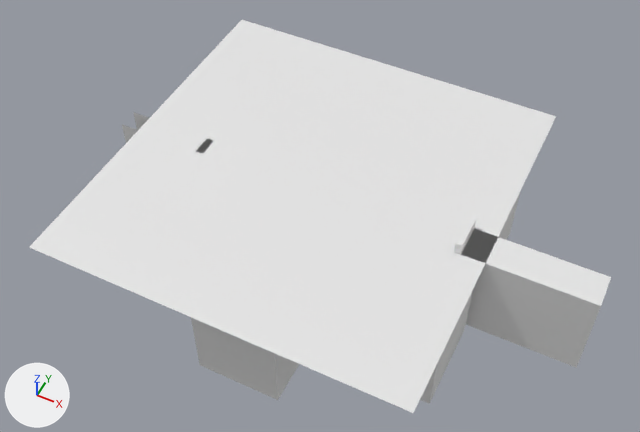
An edit to the Blender file First stage.V1.blend, drawn before and after from the same camera.
One viewpoint serves both versions: a camera (50 mm lens) standing at (10.7, -26.9, 36.6) and looking at (-2.7, 0.0, 3.0). Lighting does not change. The marker at lower left points along +X, +Y and +Z.

Objects in the first picture: 'Dörr', 'Ingång', 'Tak', 'Väggar'.
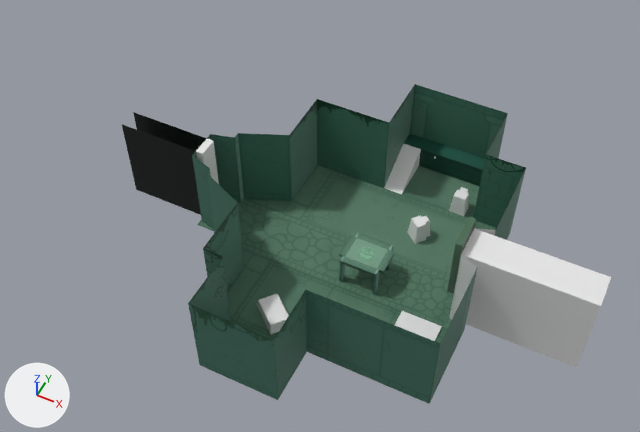
Where the newer file only moved an object's origin or applied its transform, the numbers keep the older frame.

Changed parts and their boxes (x1, y1, x2, y2) in the pictures (640 x 432 px):
'Tak', hidden: before (29, 20, 556, 413)
'Golv', recoloured: (197, 165, 496, 343) in both
'Dörr', recoloured (white to green): (447, 217, 476, 294) in both
'Pelare Mitten 4', recoloured: (373, 269, 379, 295) in both
part 1 of me_plane, deleted: before (191, 317, 278, 400)
part 2 of me_plane, recoloured (grey to green): before (122, 112, 520, 402); after (122, 85, 526, 402)
'Del över trappa', unchanged, uncovered by the edit: after (404, 134, 485, 186)
'MIttentak', unchanged, uncovered by the edit: after (339, 233, 395, 276)

Edits to the bpy script that builds the scene:
```text
Add img_pelare_mitten_texture_png:
    img_pelare_mitten_texture_png = load_image('Pelare Mitten texture.png', '2D Textrues/Pelare Mitten texture.png', 1024, 1024, 'sRGB')
Add img_golv_texture_png:
    img_golv_texture_png = load_image('Golv texture.png', '2D Textrues/Golv texture.png', 1024, 1024, 'sRGB')
Add img_dorr_texture_png:
    img_dorr_texture_png = load_image('Dorr_texture.png', '2D Textrues/Dorr_texture.png', 677, 677, 'sRGB')
Add img_väggar_texture_2_png:
    img_väggar_texture_2_png = load_image('Väggar texture 2.png', '2D Textrues/Väggar texture 2.png', 1024, 1024, 'sRGB')
Add mat_pelare:
    mat_pelare = principled_material('Pelare')
    mat_pelare.texture = img_pelare_mitten_texture_png
Add mat_golv_god:
    mat_golv_god = principled_material('Golv god')
    mat_golv_god.texture = img_golv_texture_png
    mat_golv_god.roughness = 1.0
Add mat_dörr:
    mat_dörr = principled_material('Dörr')
    mat_dörr.texture = img_dorr_texture_png
Add mat_vägg:
    mat_vägg = principled_material('Vägg')
    mat_vägg.texture = img_väggar_texture_2_png
Change me_plane:
    used by ob_väggar; location = (-2.47, 0.22, 2.5)
    remove me_plane.from_pydata(...)  # 126 vertices, 25 faces; spans x -11.7..8.3, y -9.1..9.1, z -2.5..2.5
    add me_plane.from_pydata(...)  # 117 vertices, 24 faces; spans x -11.7..8.3, y -9.1..9.1, z -2.5..2.5
    me_plane part 1: 3 vertices removed from x 0.9..1.6, y -9.1, z 2.5
    me_plane part 2: 21 faces spanning x -11.7..8.3, y -9.1..9.1, z -2.5..2.5 switch from no material to mat_vägg (picture img_väggar_texture_2_png)
Change me_plane_011:
    where me_plane_011.from_pydata(...)  # 8 vertices, 6 faces; spans x -0.17..0.17, y -0.92..0.92, z -1.81..1.81
    add me_plane_011.materials.append(mat_dörr)  # picture img_dorr_texture_png
Change me_plane_014:
    where me_plane_014.from_pydata(...)  # 89 vertices, 25 faces; spans x -8.7..6.8, y -9.0..8.3, z 0.0
    add me_plane_014.materials.append(mat_golv_god)  # picture img_golv_texture_png
Change me_plane_021:
    where me_plane_021.from_pydata(...)  # 8 vertices, 5 faces; spans x -0.07..0.07, y -0.18..0.18, z -0.85..0.8
    add me_plane_021.materials.append(mat_pelare)  # picture img_pelare_mitten_texture_png
Add me_cylinder_003:
    me_cylinder_003.from_pydata(...)  # 224 vertices, 194 faces; spans x -0.0351..0.0351, y -0.0351..0.0351, z -0.116..0.0212
Change ob_tak:
    add ob_tak.hide_set(True)
Add ob_fakla:
    ob_fakla = bpy.data.objects.new('Fakla', me_cylinder_003)
    ob_fakla.location = (0.38, 8.37, 1.09)
    ob_fakla.rotation_euler = (0.335, 0.015, -0.0445)  # degrees (19, 0.9, -2.5)
    ob_fakla.scale = (1.78, 1.78, 1.78)
    _m = ob_fakla.modifiers.new('Subdivision', 'SUBSURF')
    _m.levels = 0
    _m.render_levels = 3
```
